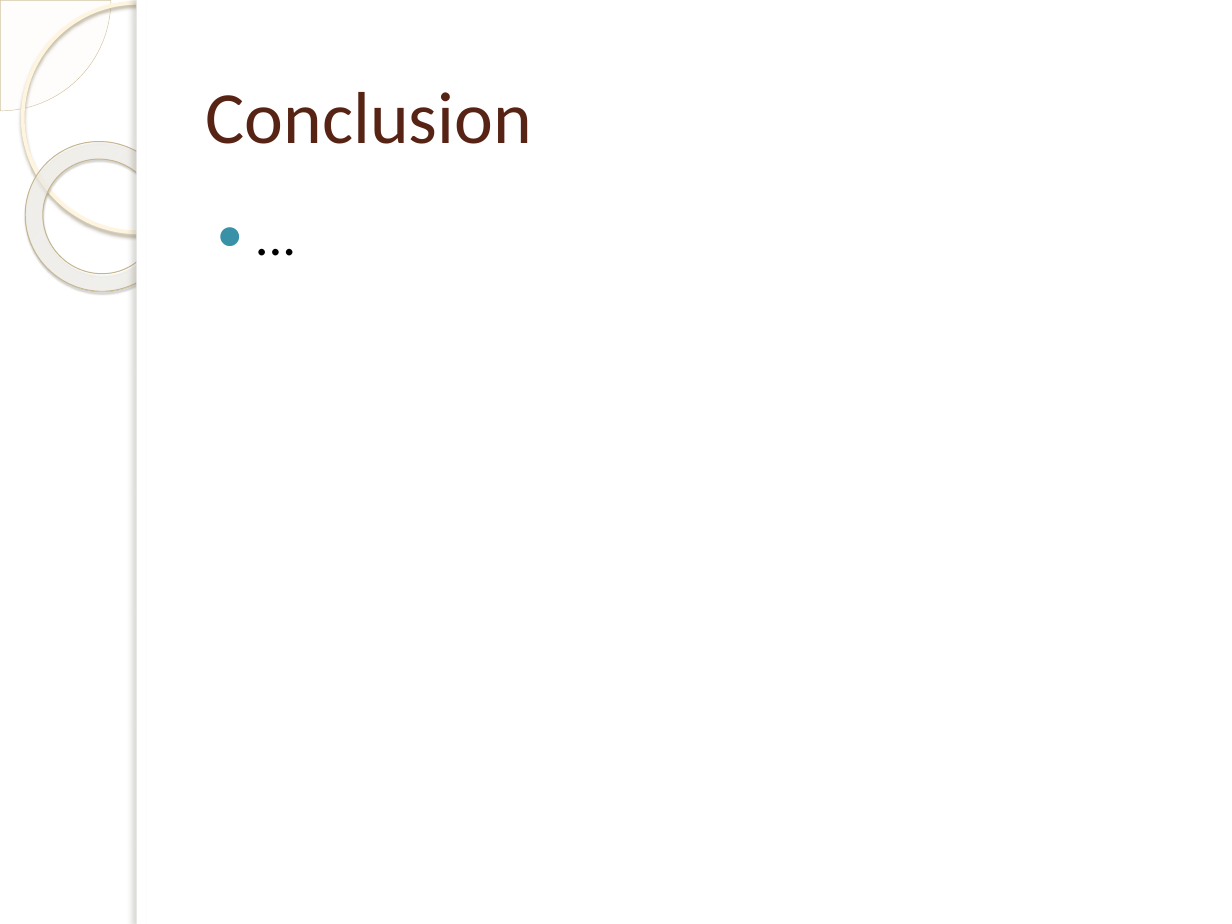
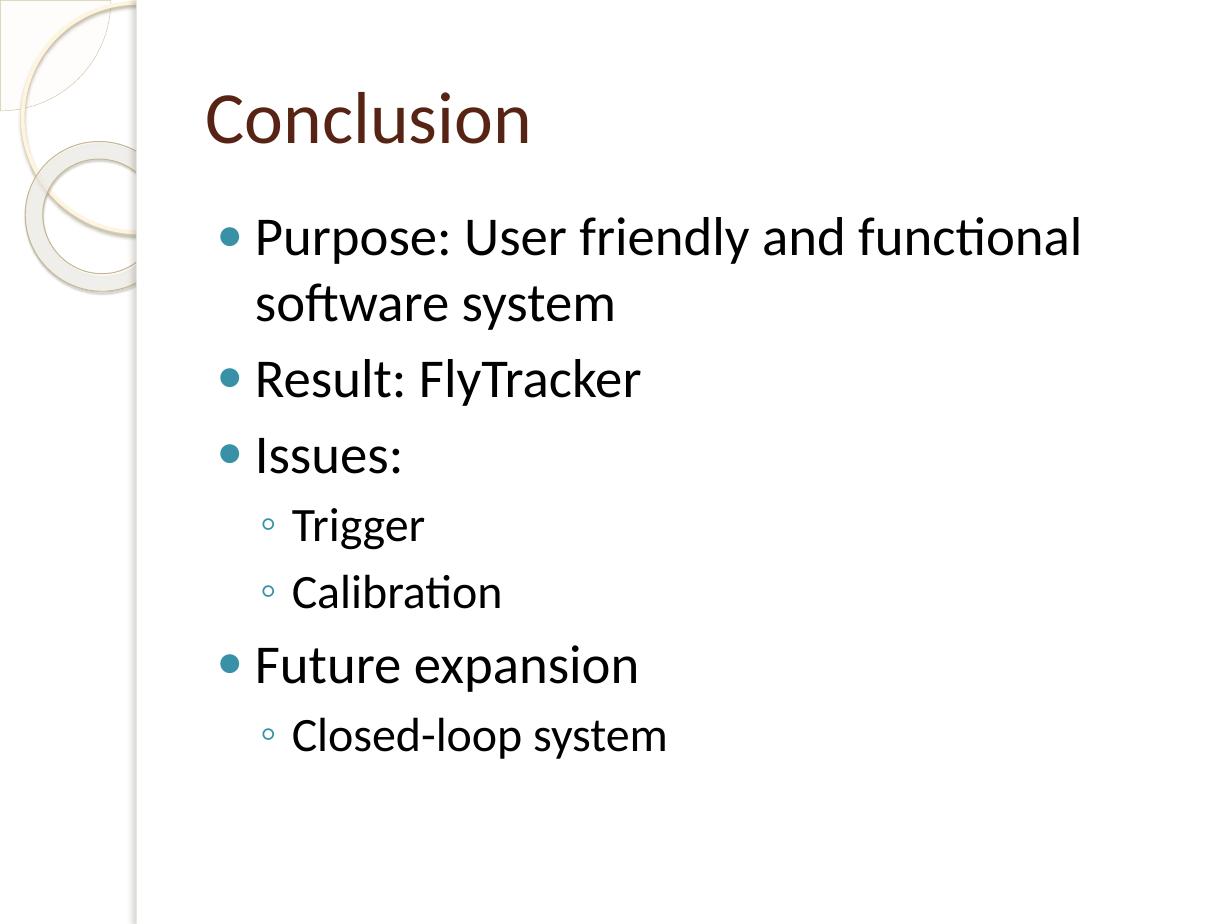
Before and after one commit to jakelamotta/master_thesis, a slide deck: slide 14 of presentations/presentation_1.pptx (slide 15 before the commit). Drawn at 1232x924 pixels with LibreOffice and Linux fonts; fonts in the diff are those of the drawing; background and template pictures are left out. Boxes give left, top, right and bottom in pixels: in the first picture for what was removed or moved away, otherwise in the second. Text is boxed around its words. In the diff, an @@ line names an element or a change of style, - is before the commit and + after.

```diff
--- a/presentations/presentation_1.pptx
+++ b/presentations/presentation_1.pptx
@@ text at [255,217,1082,759]: text changed @@
-● ...
+● Purpose: User friendly and functional software system
+● Result: FlyTracker
+● Issues:
+  ◦ Trigger
+  ◦ Calibration
+● Future expansion
+  ◦ Closed-loop system
```
Also in this commit, not shown: 4 other slides changed, 1 slide removed.
